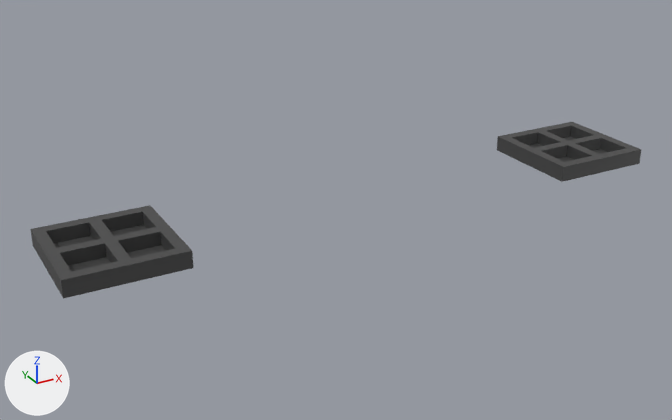
What one commit did to the COLLADA model CranfieldUniversity/r3mcell_cu_gazebo/meshes/CubeKitting/KittingTray_UR.dae.
Camera for both pictures: a camera (50 mm lens) standing at (-0.398, -0.326, 1.174) and looking at (-0.027, 0.348, 0.837). Every picture has the same lights, and +X, +Y and +Z are marked at lower left. The first picture is the older version. Where no turn or scale is listed for an object, it has been applied to the vertices.

The scene before the commit, as lines of its bpy script (objects in view):
```python
me_shape0_002 = bpy.data.meshes.new('shape0.002')
me_shape0_002.from_pydata(...)  # 40 vertices, 76 faces; spans x -0.1..0.0, y 0.0..0.1, z 0.0..0.015
me_shape0_002.materials.append(mat_base_colour_001)  # dark grey #585858
me_shape0_026 = bpy.data.meshes.new('shape0.026')
me_shape0_026.from_pydata(...)  # 40 vertices, 76 faces; spans x -0.1..0.0, y 0.0..0.1, z 0.0..0.015
me_shape0_026.materials.append(mat_base_colour)  # dark grey #585858
ob_node_001 = bpy.data.objects.new('node.001', me_shape0_026)
ob_node_001.location = (0.285, 0.29, 0.844)
ob_node_002 = bpy.data.objects.new('node.002', me_shape0_002)
ob_node_002.location = (-0.185, 0.29, 0.844)
```
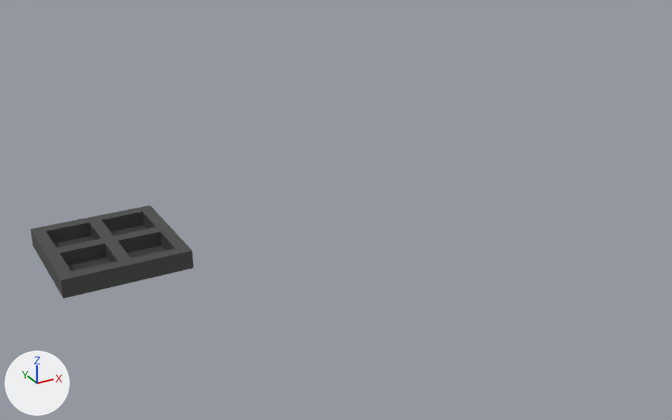
Patch to the scene script:
```diff
--- a/CranfieldUniversity/r3mcell_cu_gazebo/meshes/CubeKitting/KittingTray_UR.dae.py
+++ b/CranfieldUniversity/r3mcell_cu_gazebo/meshes/CubeKitting/KittingTray_UR.dae.py
@@ ob_node_001 @@
-ob_node_001 = bpy.data.objects.new('node.001', me_shape0_026)
-ob_node_001.location = (0.285, 0.29, 0.844)
```

Changed parts and their boxes [x1, y1, x2, y2] in the pictures (672 x 420 px):
'node.001', deleted
    before: [497, 122, 641, 182]
